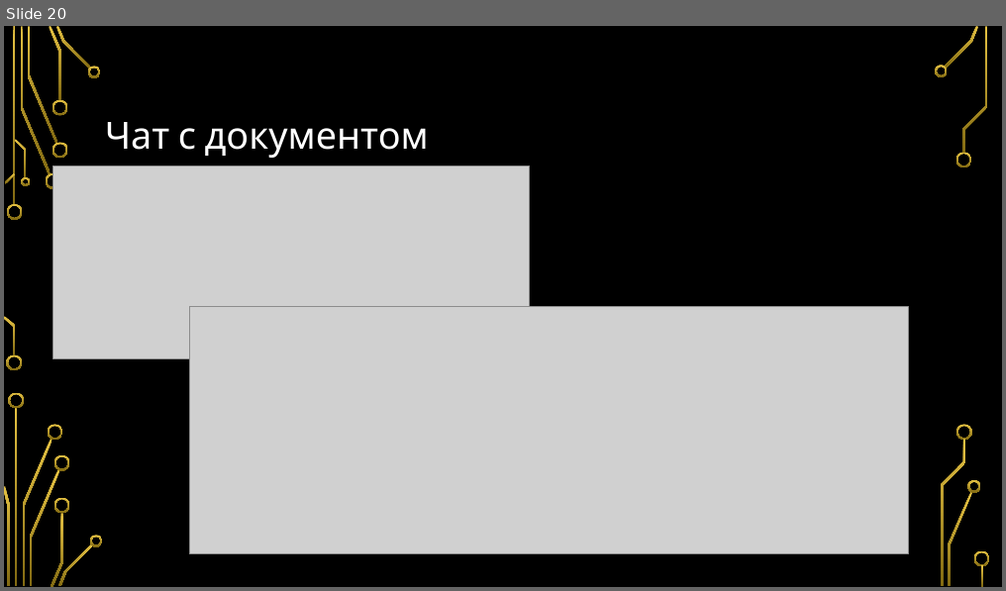
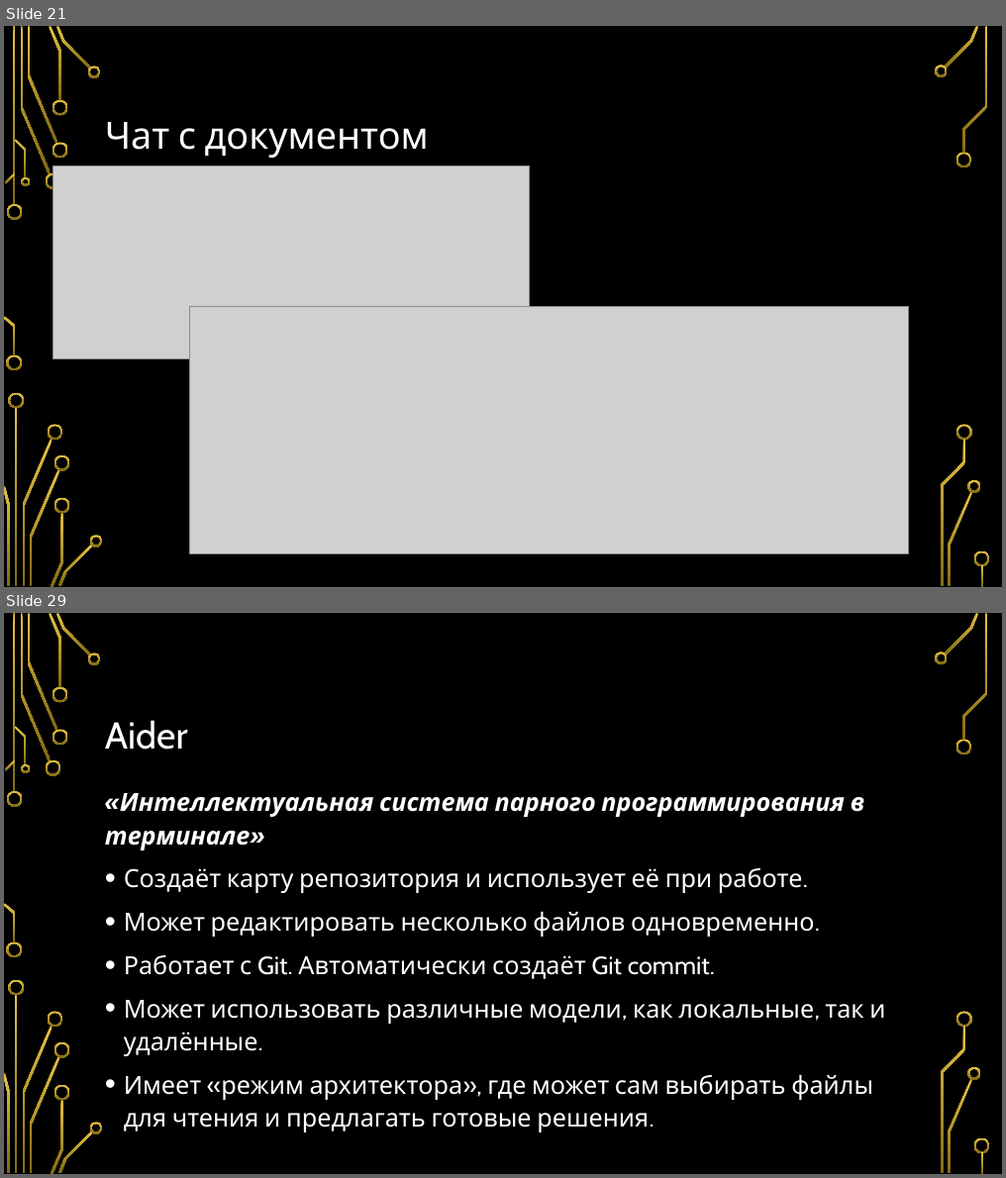
Before and after one commit to Vovch/AI-Presentation, a slide deck: Инструменты ИИ для программирования.pptx. Shown one above the other, each under a label of ours: slide 20 before the commit, slides 21 and 29 after it; the slides between them are not shown. The pictures are 1006x591 and 1006x1178 pixels, drawn with LibreOffice and Linux fonts; fonts in the diff are those of the drawing; grey boxes stand for pictures; background and template pictures are left out. Boxes give left, top, right and bottom in pixels: in the first picture for what was removed or moved away, otherwise in the second. Text is boxed around its words. In the diff, an @@ line names an element or a change of style, - is before the commit and + after.

Commit message:
Add FIM, aider and cline slides

```diff
--- a/Инструменты ИИ для программирования.pptx
+++ b/Инструменты ИИ для программирования.pptx
@@ slide 29 added at (x1=4, y1=613, x2=1002, y2=1174), background picture (left out); not listed: 36 template elements that a slide beside it also shows @@
@@ title added at (x1=105, y1=720, x2=188, y2=750), 36 pt, text #FFFFFF @@
+Aider
@@ text added at (x1=105, y1=793, x2=885, y2=1133), 24 pt, text #FFFFFF @@
+«Интеллектуальная система парного программирования в терминале»
+• Создаёт карту репозитория и использует её при работе.
+• Может редактировать несколько файлов одновременно.
+• Работает с Git. Автоматически создаёт Git commit.
+• Может использовать различные модели, как локальные, так и удалённые.
+• Имеет «режим архитектора», где может сам выбирать файлы для чтения и предлагать готовые решения.
@@ what was slide 20 is now slide 21 @@
```
Also in this commit, not shown: 4 slides changed, 19 other slides added, 1 slide removed.
